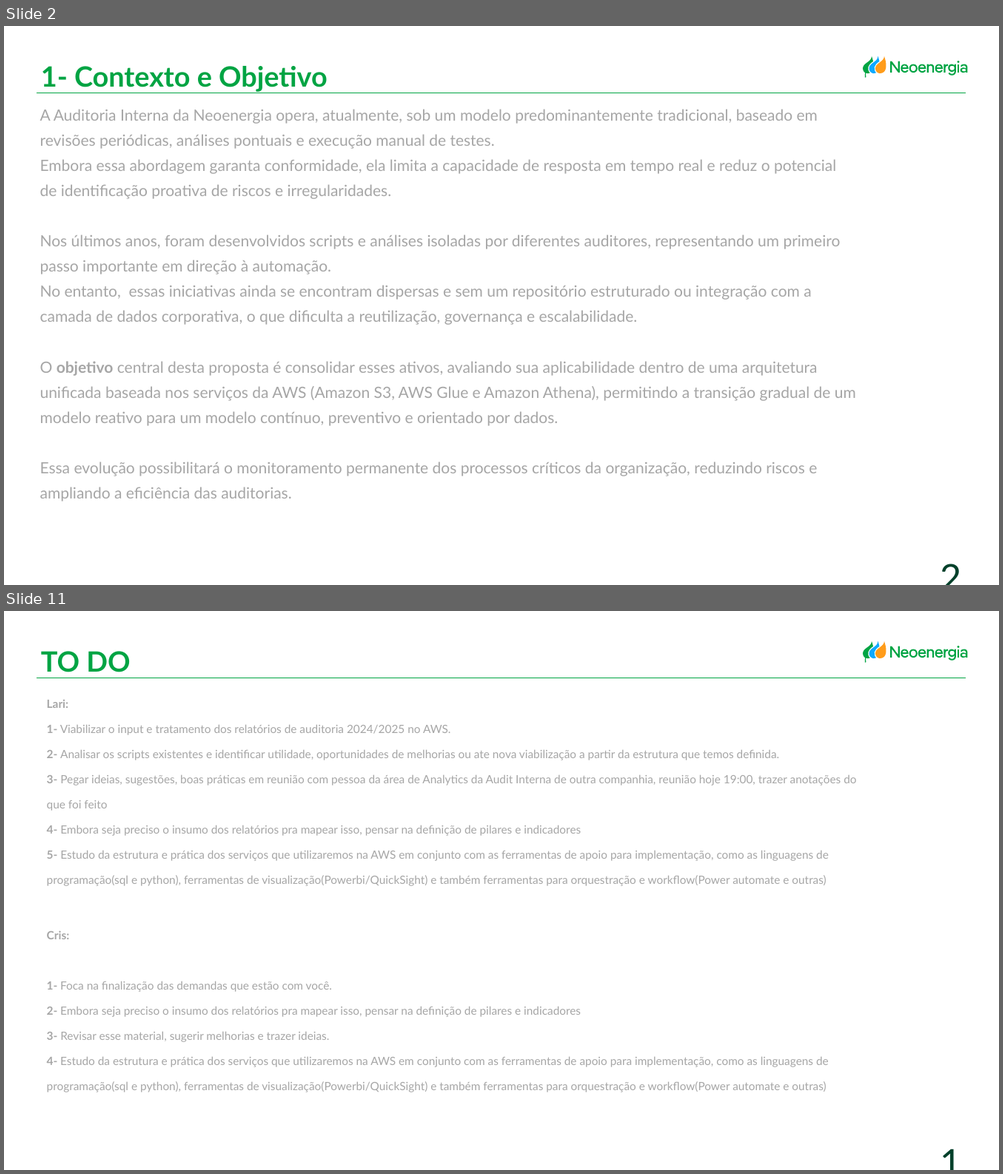
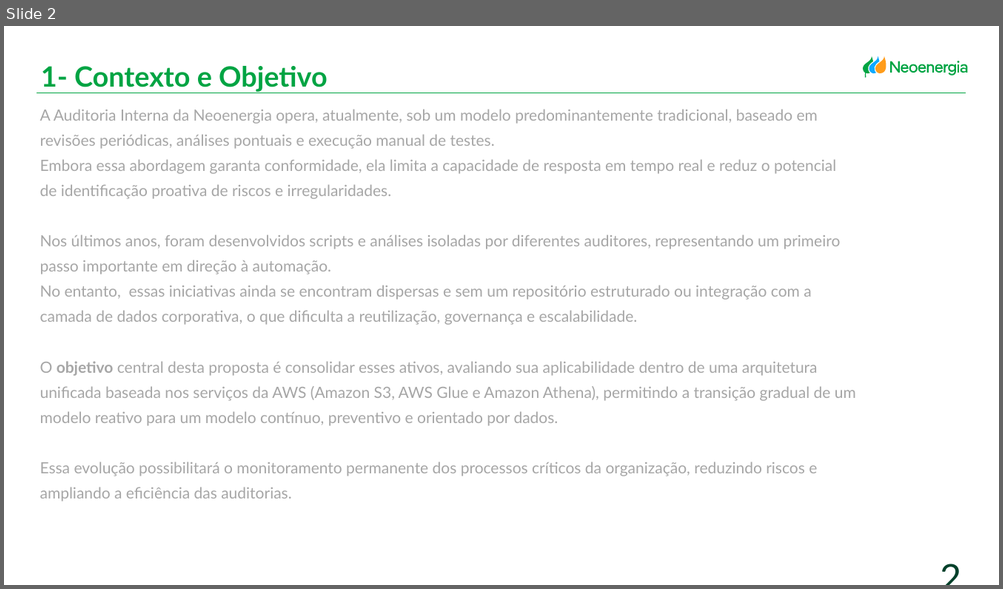
Before and after one commit to larissafeitosa24/MVP_MODULO2_PUCRIO, a slide deck: Proposta Auditoria.pptx. Shown one above the other, each under a label of ours: slides 2 and 11 before the commit, slide 2 after it; the slides between them are not shown. The pictures are 1003x1174 and 1003x589 pixels, drawn with LibreOffice and Linux fonts; fonts in the diff are those of the drawing. Boxes give left, top, right and bottom in pixels: in the first picture for what was removed or moved away, otherwise in the second. Text is boxed around its words. In the diff, an @@ line names an element or a change of style, - is before the commit and + after.

```diff
--- a/Proposta Auditoria.pptx
+++ b/Proposta Auditoria.pptx
@@ slide 11 removed at box(4, 611, 999, 1170), background #FFFFFF; not listed: 14 template elements that a slide beside it also shows @@
@@ text removed at box(41, 651, 130, 672) @@
-TO DO
@@ line removed from (37, 678) to (965, 678) @@
@@ text removed at box(47, 700, 856, 886) @@
-Lari:
-1- Viabilizar o input e tratamento dos relatórios de auditoria 2024/2025 no AWS.
-2- Analisar os scripts existentes e identificar utilidade, oportunidades de melhorias ou ate nova viabilização a partir da estrutura que temos definida.
-3- Pegar ideias, sugestões, boas práticas em reunião com pessoa da área de Analytics da Audit Interna de outra companhia, reunião hoje 19:00, trazer anotações do que foi feito
-4- Embora seja preciso o insumo dos relatórios pra mapear isso, pensar na definição de pilares e indicadores
-5- Estudo da estrutura e prática dos serviços que utilizaremos na AWS em conjunto com as ferramentas de apoio para implementação, como as linguagens de programação(sql e python), ferramentas de visualização(Powerbi/QuickSight) e também ferramentas para orquestração e workflow(Power automate e outras)
@@ text removed at box(47, 931, 828, 1093) @@
-Cris:
-1- Foca na finalização das demandas que estão com você.
-2- Embora seja preciso o insumo dos relatórios pra mapear isso, pensar na definição de pilares e indicadores
-3- Revisar esse material, sugerir melhorias e trazer ideias.
-4- Estudo da estrutura e prática dos serviços que utilizaremos na AWS em conjunto com as ferramentas de apoio para implementação, como as linguagens de programação(sql e python), ferramentas de visualização(Powerbi/QuickSight) e também ferramentas para orquestração e workflow(Power automate e outras)
@@ page number removed at box(915, 1137, 966, 1157) @@
-11
```
Also in this commit, not shown: 4 slides changed, 3 slides added, 4 other slides removed.
